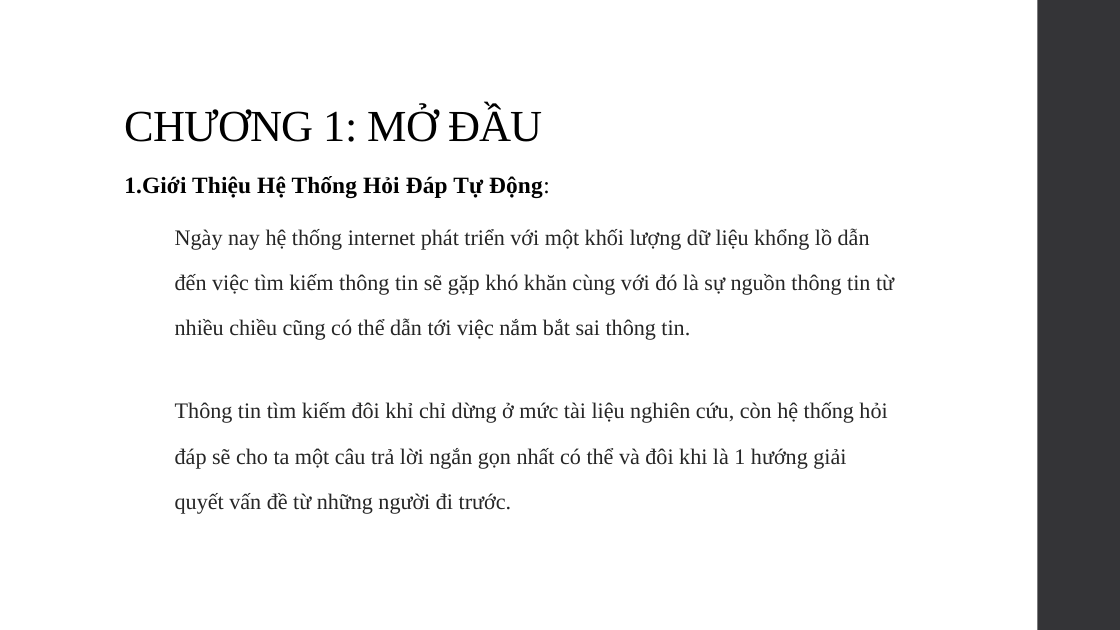
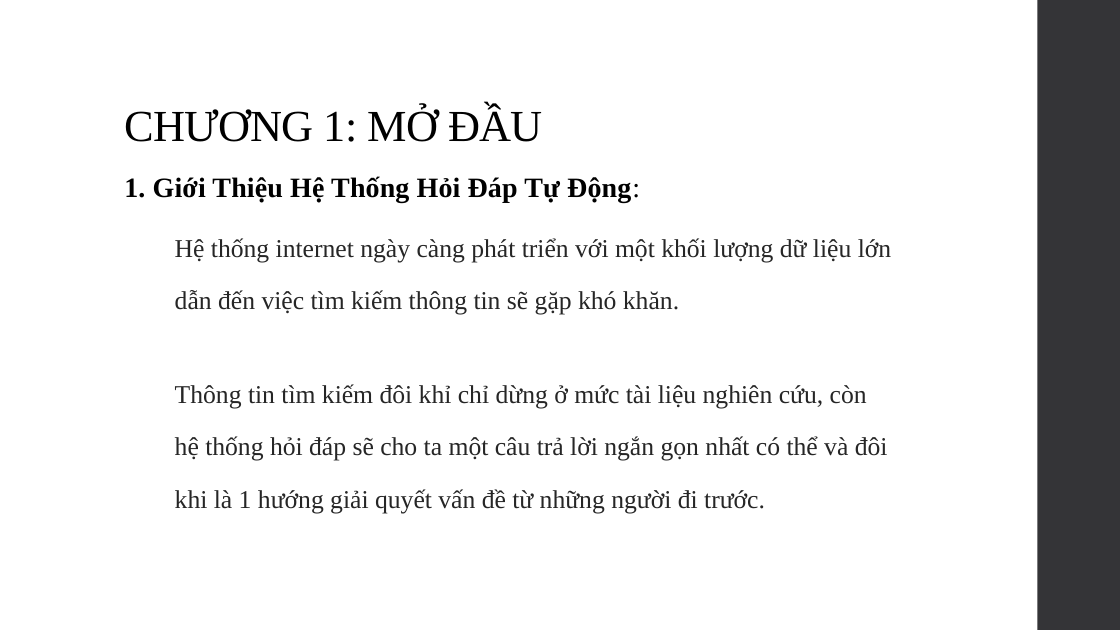
Before and after one commit to SaiGonSoftware/QA-Forum, a slide deck: slide 2 of Document/Baocao.pptx. Drawn at 1120x630 pixels with LibreOffice and Linux fonts; fonts in the diff are those of the drawing. Boxes give left, top, right and bottom in pixels: in the first picture for what was removed or moved away, otherwise in the second. Text is boxed around its words. In the diff, an @@ line names an element or a change of style, - is before the commit and + after.

```diff
--- a/Document/Baocao.pptx
+++ b/Document/Baocao.pptx
@@ text at (124,176,891,315): text changed; size 19 to 22 pt @@
-1.Giới Thiệu Hệ Thống Hỏi Đáp Tự Động:
-    Ngày nay hệ thống internet phát triển với một khối lượng dữ liệu khổng lồ dẫn đến việc tìm kiếm thông tin sẽ gặp khó khăn cùng với đó là sự nguồn thông tin từ nhiều chiều cũng có thể dẫn tới việc nắm bắt sai thông tin.
+1. Giới Thiệu Hệ Thống Hỏi Đáp Tự Động:
+    Hệ thống internet ngày càng phát triển với một khối lượng dữ liệu lớn dẫn đến việc tìm kiếm thông tin sẽ gặp khó khăn.
@@ text at (175,384,888,513): size 19 to 22 pt in "Thông tin tìm kiếm đôi khỉ chỉ ..." @@
```
Also in this commit, not shown: 9 other slides changed, 14 slides added, 2 slides removed, 16 other files.
